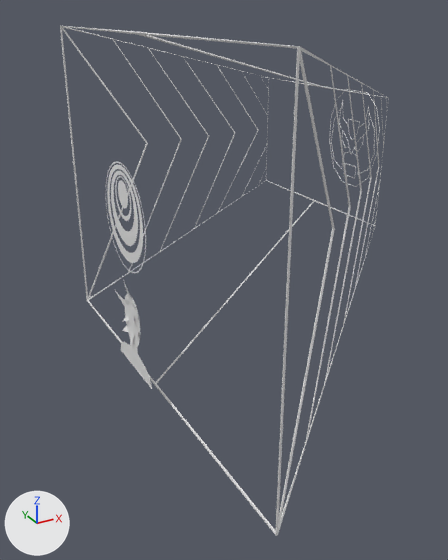
What one commit did to the OBJ model src/assets/models/shield.obj.
One viewpoint serves both versions: a 50 mm camera at (-2.8, -8.0, 2.74) aimed at (1.48, -0.21, -1.15). Lighting does not change. The marker at lower left points along +X, +Y and +Z. Where no turn or scale is listed for an object, it has been applied to the vertices.

The first picture shows 'Player', 'Shield', 'strongbad', 'wall'.
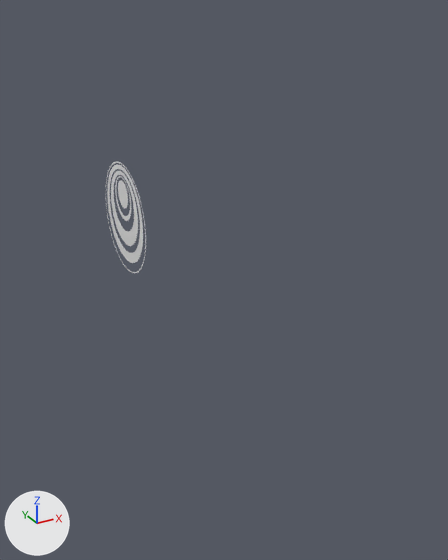
Diff of the bpy script that builds the scene:
```diff
--- a/src/assets/models/shield.obj.py
+++ b/src/assets/models/shield.obj.py
@@ ob_player @@
-ob_player = bpy.data.objects.new('Player', me_player)
-ob_player.location = (0.0, 0.0, 0.0)
@@ ob_strongbad @@
-ob_strongbad = bpy.data.objects.new('strongbad', me_strongbad)
-ob_strongbad.location = (0.0, 0.0, 0.0)
@@ ob_wall @@
-ob_wall = bpy.data.objects.new('wall', me_wall)
-ob_wall.location = (0.0, 0.0, 0.0)
```

Pixel boxes (x1, y1, x2, y2) of what changed, in the pictures (448 x 560 px):
'wall', deleted
    before: (60, 26, 389, 536)
'Player', deleted
    before: (115, 280, 152, 389)
'strongbad', deleted
    before: (329, 89, 380, 187)
